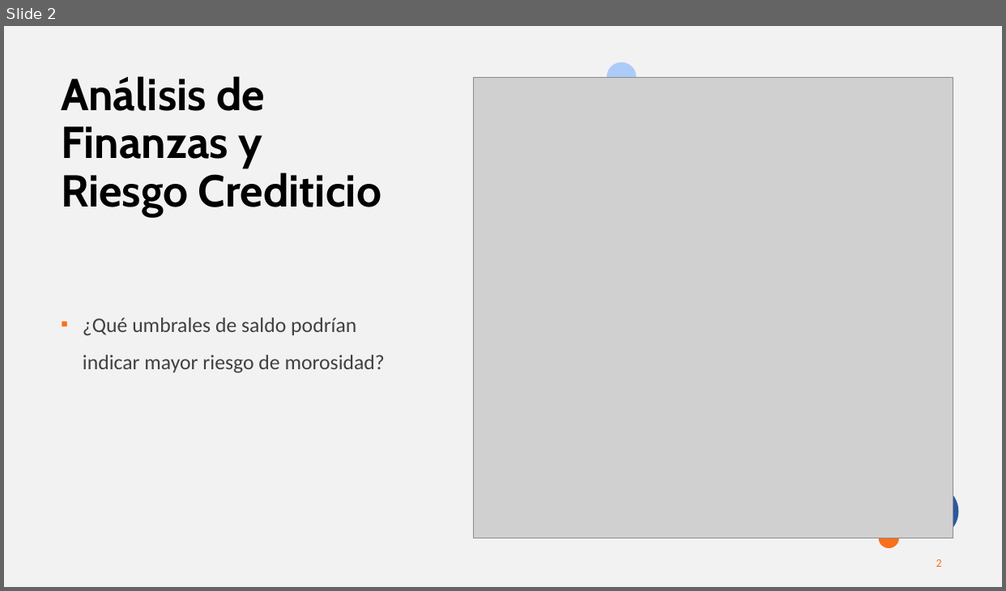
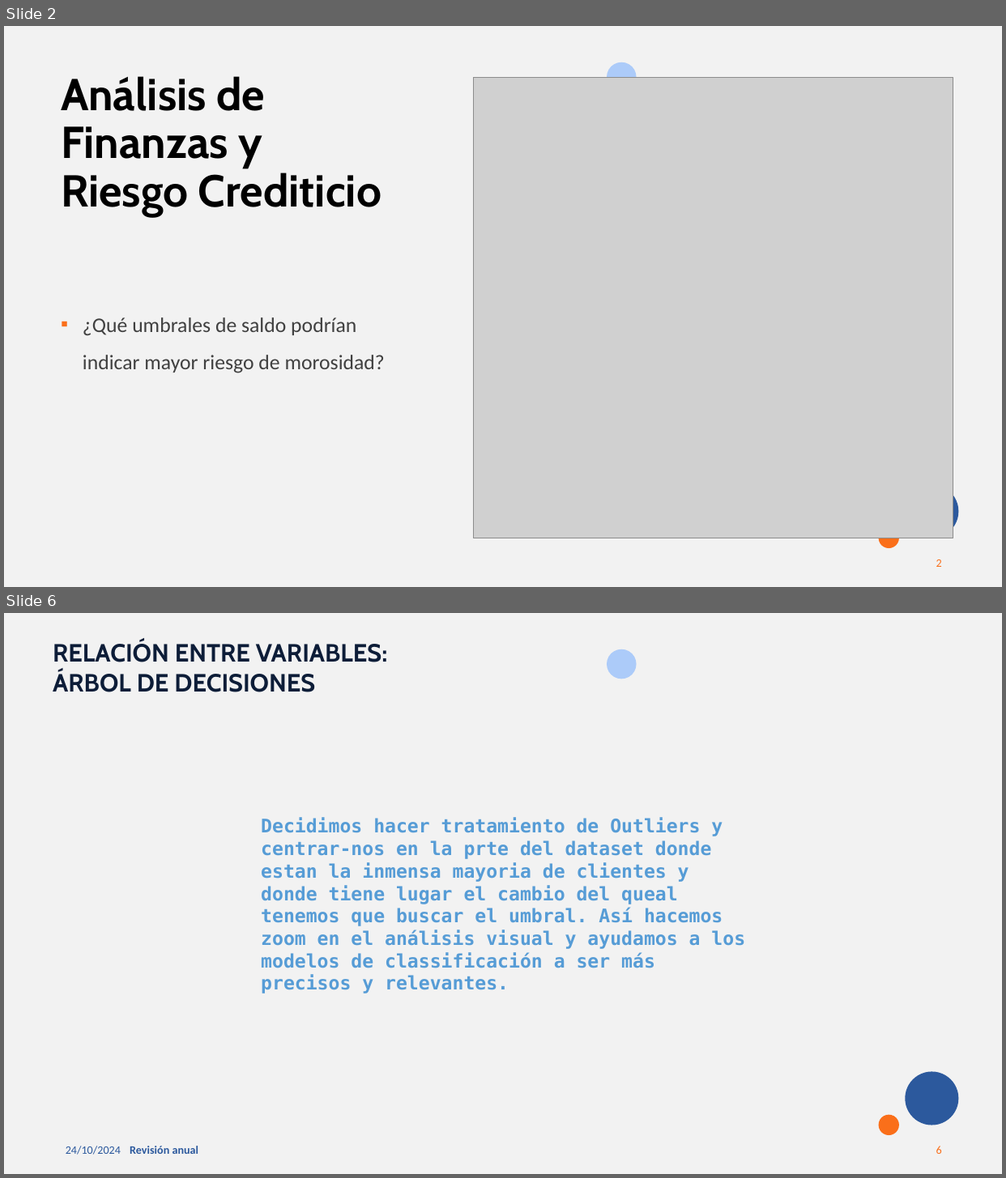
Before and after one commit to MarinaTorba/PersonalDataProrjects, a slide deck: Equip_B/results/S3_Presentacion_Finanzas.pptx. Shown one above the other, each under a label of ours: slide 2 before the commit, slides 2 and 6 after it; the slides between them are not shown. The pictures are 1006x591 and 1006x1178 pixels, drawn with LibreOffice and Linux fonts; fonts in the diff are those of the drawing; grey boxes stand for pictures. Boxes give left, top, right and bottom in pixels: in the first picture for what was removed or moved away, otherwise in the second. Text is boxed around its words. In the diff, an @@ line names an element or a change of style, - is before the commit and + after.

```diff
--- a/Equip_B/results/S3_Presentacion_Finanzas.pptx
+++ b/Equip_B/results/S3_Presentacion_Finanzas.pptx
@@ slide 6 added at (x1=4, y1=613, x2=1002, y2=1174), background #F2F2F2; not listed: 4 template elements that a slide beside it also shows @@
@@ text added at (x1=53, y1=641, x2=388, y2=692), 24 pt, text #0D1D38, bold @@
+RELACIÓN ENTRE VARIABLES:
+ÁRBOL DE DECISIONES
@@ text added at (x1=261, y1=817, x2=745, y2=969), 18 pt, text #569CD6, bold @@
+Decidimos hacer tratamiento de Outliers y centrar-nos en la prte del dataset donde estan la inmensa mayoria de clientes y donde tiene lugar el cambio del queal tenemos que buscar el umbral. Así hacemos zoom en el análisis visual y ayudamos a los modelos de classificación a ser más precisos y relevantes.
@@ text added at (x1=66, y1=1146, x2=121, y2=1155), 11 pt, text #2C599D @@
+24/10/2024
@@ text added at (x1=130, y1=1146, x2=199, y2=1154), 11 pt, text #2C599D, bold @@
+Revisión anual
```
Also in this commit, not shown: 3 slides changed, 2 other slides added, 4 slides removed, 1 other file.
